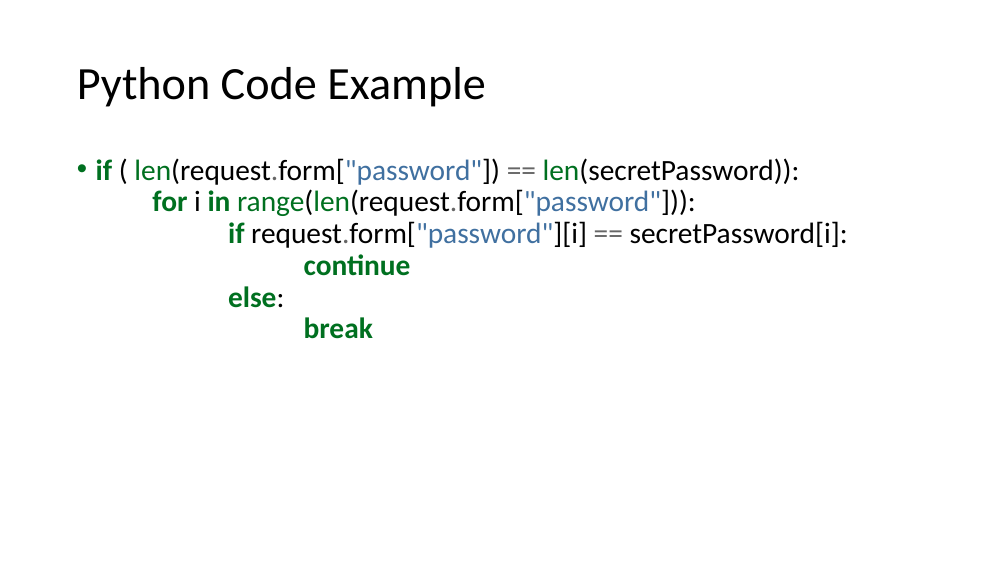
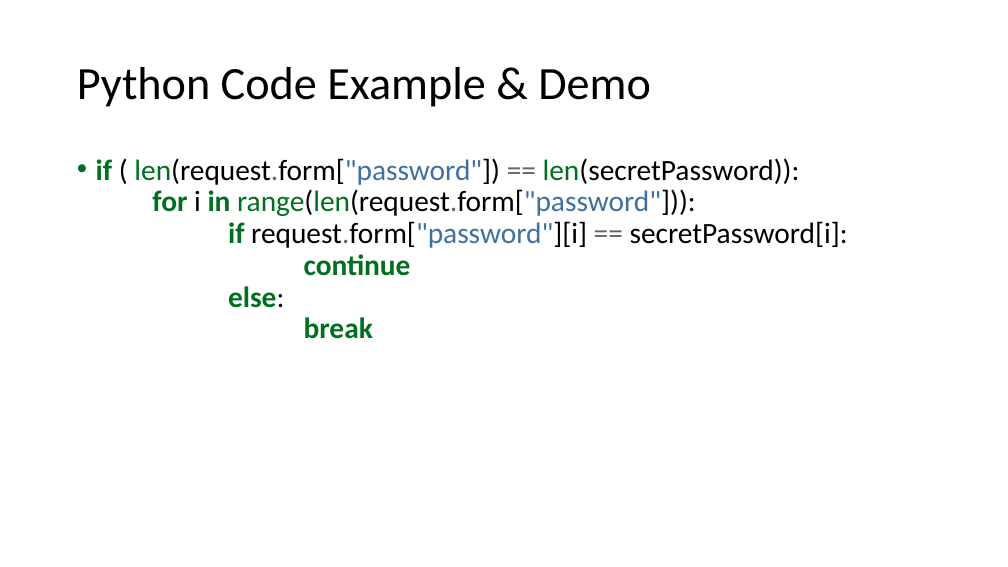
Before and after one commit to PtxDK/PCS, a slide deck: slide 4 of PCS_Press.pptx. Drawn at 1008x567 pixels with LibreOffice and Linux fonts; fonts in the diff are those of the drawing. Boxes give left, top, right and bottom in pixels: in the first picture for what was removed or moved away, otherwise in the second. Text is boxed around its words. In the diff, an @@ line names an element or a change of style, - is before the commit and + after.

Commit message:
Lidt rokering

```diff
--- a/PCS_Press.pptx
+++ b/PCS_Press.pptx
@@ title at bbox=[77, 67, 651, 107]: text changed @@
-Python Code Example
+Python Code Example & Demo
```
